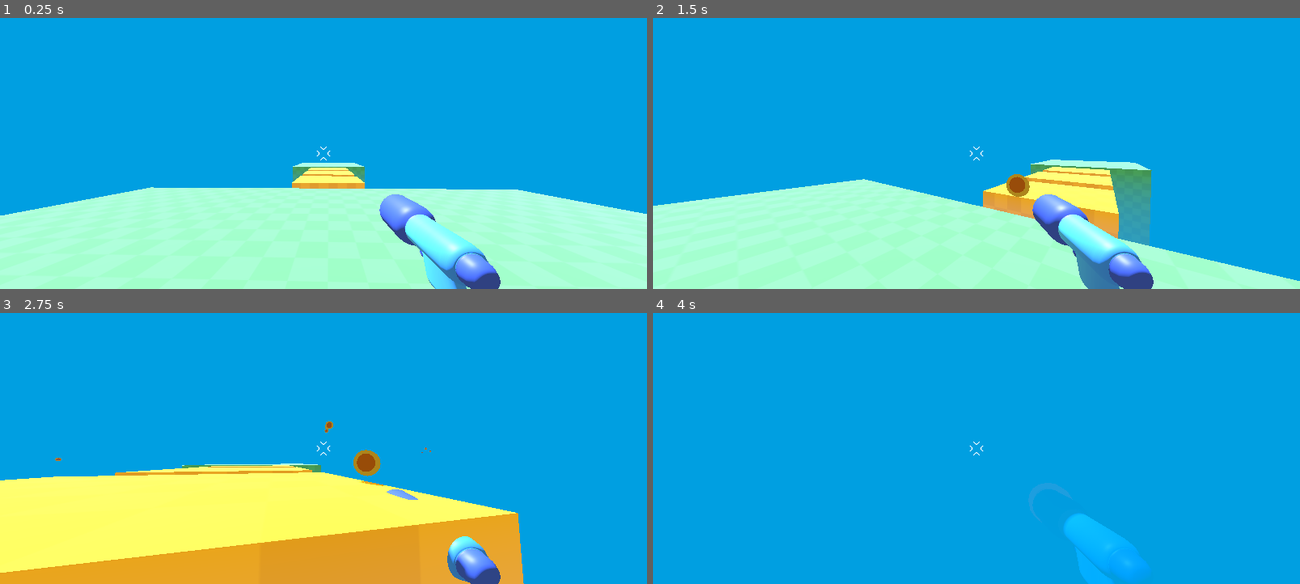
Above: before the commit, frames 1-4 (two rows, left to right).
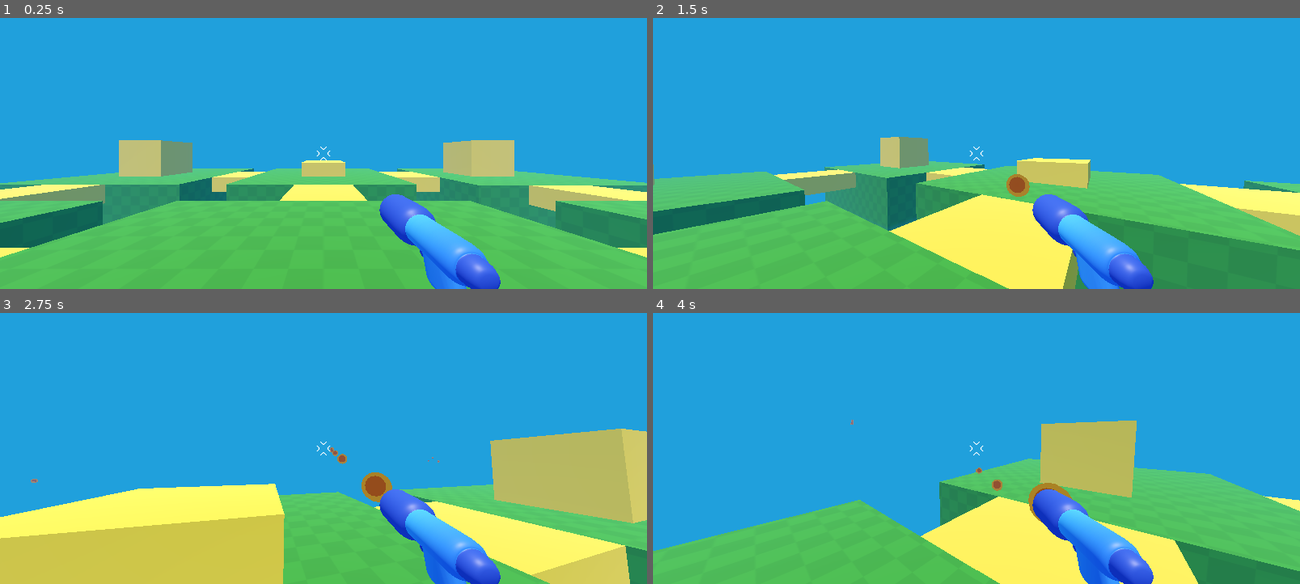
Above: after the commit, the same moments.

Repository: aloepker/first-practice-3d-game-project
Game: Godot game, scene res://game.tscn
Same seed, same stepped clock (60 frames per second), same inputs: the game is played once before the commit and once after it. Before the commit the project starts from res://level/temporary_level.tscn.
Inputs (mouse positions are in pixels of both pictures, inside the frame that each line leads up to):
- Up to frame 1 (0.25 s): no input
- Up to frame 2 (1.5 s): tap Enter at 0.5 s; move the mouse to (1008, 153) at 0.52 s; hold Right mouse button (shoot) 0.53-1.28 s; hold W (move_forward) from 0.53 s (still down); tap Space (jump) at 0.77 s; move the mouse to (944, 153) at 1.27 s; right-click (944, 153) at 1.35 s
- Up to frame 3 (2.75 s): keep holding W (move_forward); tap Space (jump) at 1.52 s; move the mouse to (336, 443) at 2.02 s; hold Right mouse button (shoot) from 2.03 s (still down)
- Up to frame 4 (4 s): keep holding W (move_forward); move the mouse to (970, 453) at 2.77 s; release Right mouse button (shoot) at 2.78 s; right-click (970, 453) at 2.85 s; tap Space (jump) at 3.02, 3.77 s; move the mouse to (1021, 451) at 3.52 s; hold Right mouse button (shoot) from 3.53 s (still down)

The runs differ from the first frame. In frame 1, 100% of the frame differs, in the area x 0-100%, y 0-100%; in frame 2, 99%; in frame 3, 94%; in frame 4, 100%.

Commit message:
set my level as the main level for the game. Also noticed that my bullets seem to phase through walls.. lol. Planning to fix this soon

Diff:
--- a/project.godot
+++ b/project.godot
@@ -11,7 +11,7 @@
 [application]
 
 config/name="first practice 3d game project"
-run/main_scene="uid://dp7sxe5xl5shk"
+run/main_scene="uid://c7ws403pum6af"
 config/features=PackedStringArray("4.7", "GL Compatibility")
 config/icon="res://icon.svg"
 
